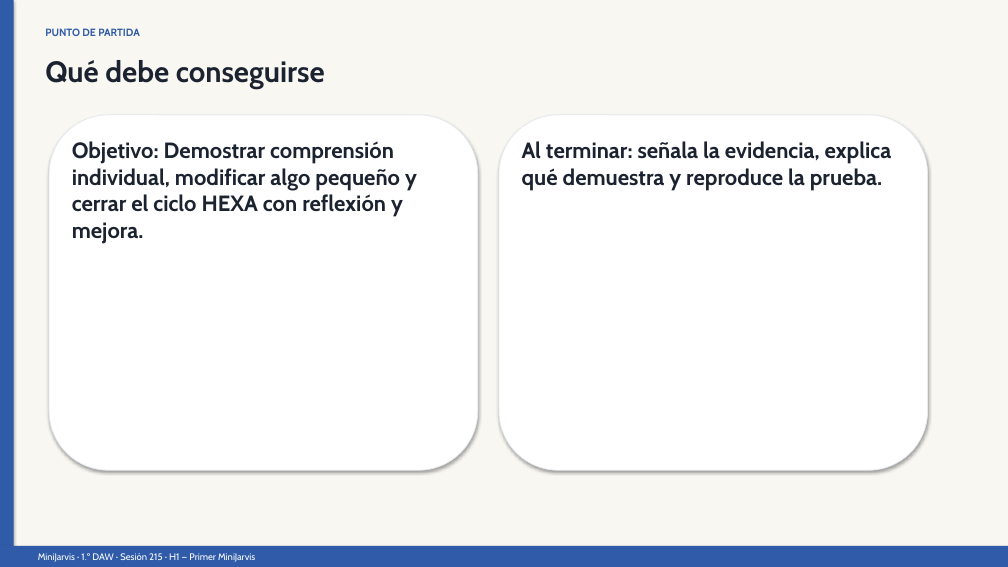
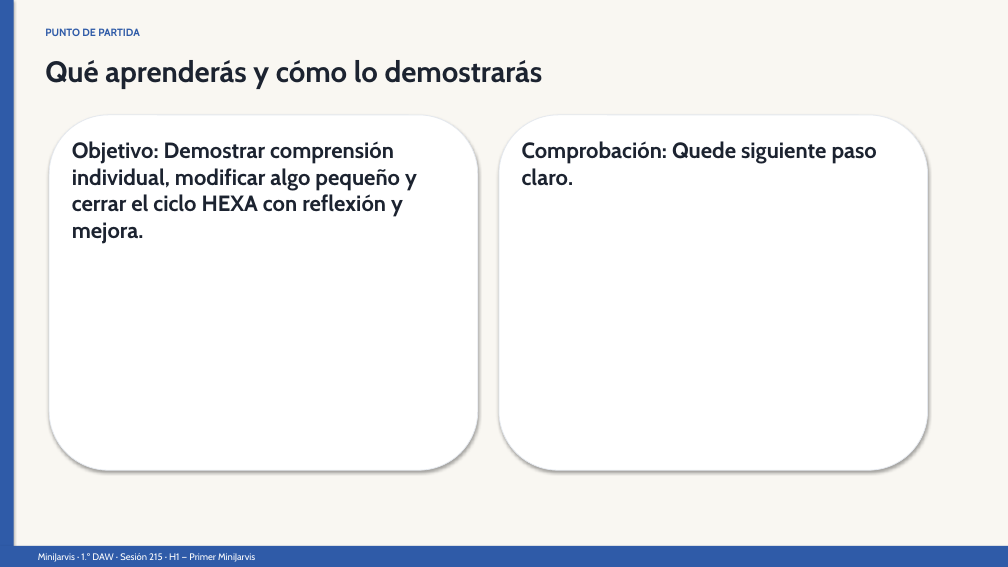
Before and after one commit to llombardero/curso-26-27, a slide deck: slide 2 of 02-PROFESORADO/03-PRESENTACIONES/POR-SESION/h1/S215-defensa-y-cierre-h1-presentacion.pptx. Drawn at 1008x567 pixels with LibreOffice and Linux fonts; fonts in the diff are those of the drawing. Boxes give left, top, right and bottom in pixels: in the first picture for what was removed or moved away, otherwise in the second. Text is boxed around its words. In the diff, an @@ line names an element or a change of style, - is before the commit and + after.

```diff
--- a/02-PROFESORADO/03-PRESENTACIONES/POR-SESION/h1/S215-defensa-y-cierre-h1-presentacion.pptx
+++ b/02-PROFESORADO/03-PRESENTACIONES/POR-SESION/h1/S215-defensa-y-cierre-h1-presentacion.pptx
@@ text at [45, 60, 543, 89]: text changed @@
-Qué debe conseguirse
+Qué aprenderás y cómo lo demostrarás
@@ text at [522, 141, 877, 186]: text changed @@
-Al terminar: señala la evidencia, explica qué demuestra y reproduce la prueba.
+Comprobación: Quede siguiente paso claro.
```
Also in this commit, not shown: 3 other slides changed, 6 slides added, 5 slides removed, 41 other files.
